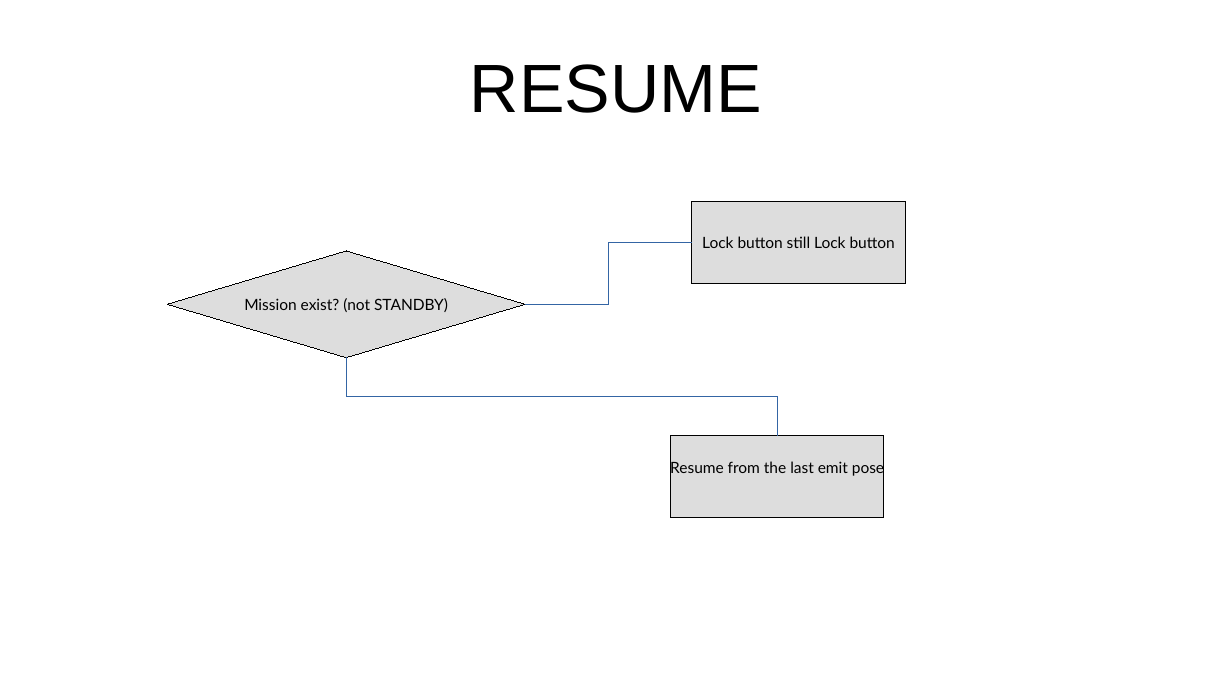
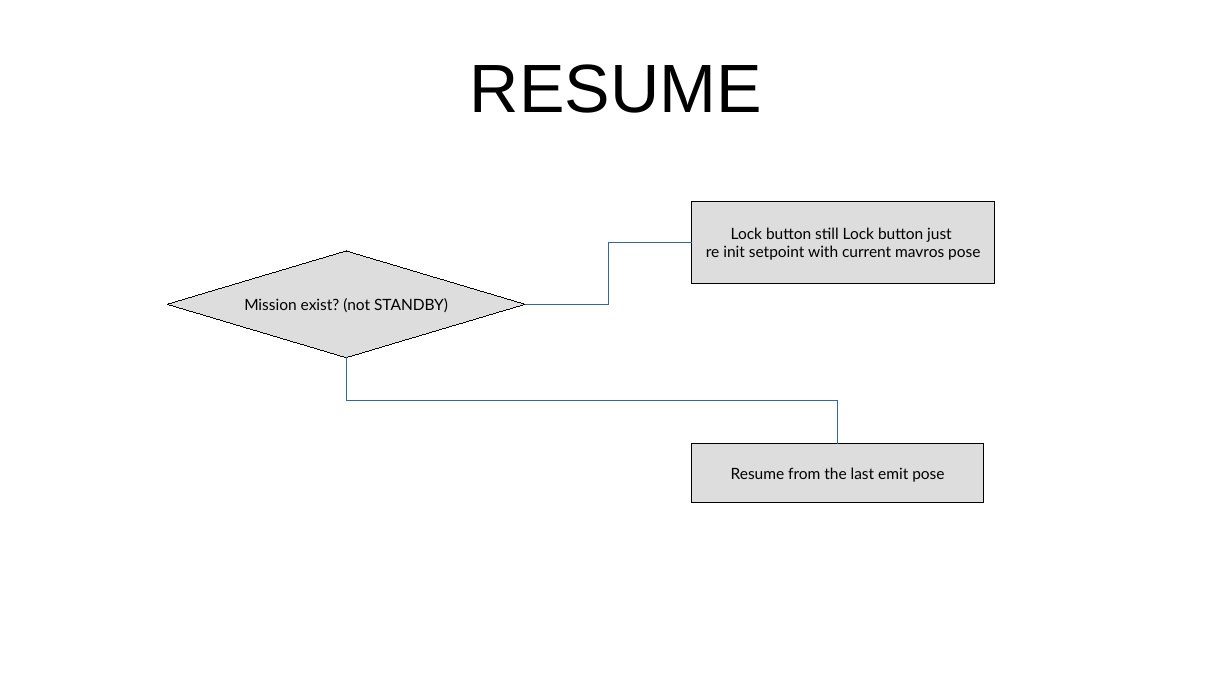
Before and after one commit to icsl-Jeon/px4_code2, a slide deck: slide 3 of diagram.odp. Drawn at 1232x693 pixels with LibreOffice and Linux fonts; fonts in the diff are those of the drawing. Boxes give left, top, right and bottom in pixels: in the first picture for what was removed or moved away, otherwise in the second. Text is boxed around its words. In the diff, an @@ line names an element or a change of style, - is before the commit and + after.

Commit message:
takeoff and land ref pose modifed to mavros pose. should be tested

```diff
--- a/diagram.odp
+++ b/diagram.odp
@@ rectangle "Lock button still Lock button ...": place and size @@
-rectangle "Lock button still Lock button ..." at box(692, 201, 906, 283)
+rectangle "Lock button still Lock button ..." at box(692, 201, 995, 283)
@@ text in rectangle at box(706, 227, 980, 260): text changed @@
-Lock button still Lock button
+Lock button still Lock button just
+re init setpoint with current mavros pose
@@ elbow line moved from (347, 358) - (777, 436) to (347, 358) - (838, 444) @@
@@ rectangle "Resume from the last emit ...": place and size @@
-rectangle "Resume from the last emit ..." at box(671, 436, 884, 518)
+rectangle "Resume from the last emit ..." at box(692, 444, 984, 503)
```
Also in this commit, not shown: 2 other slides changed, 3 other files.
